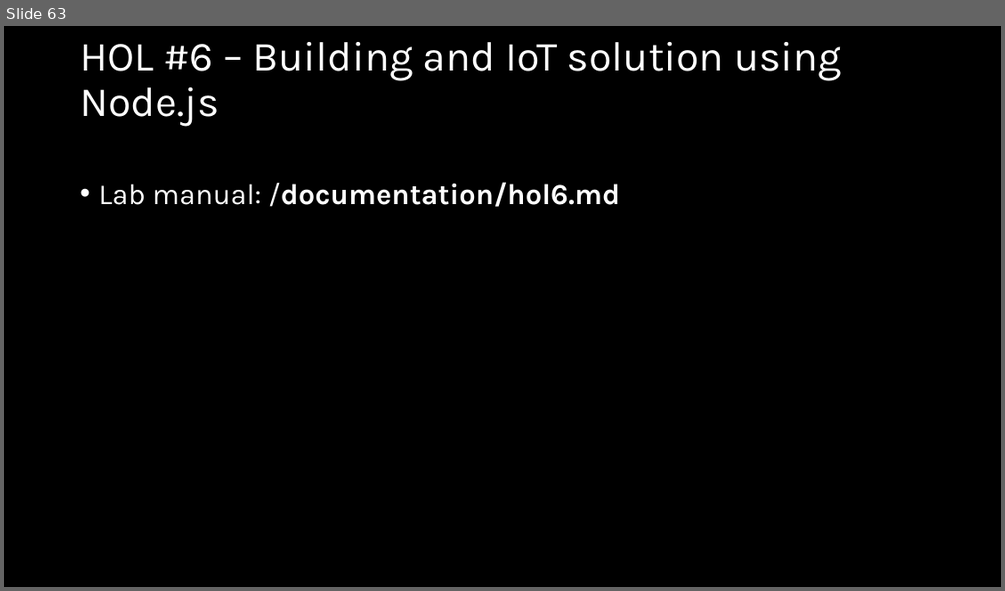
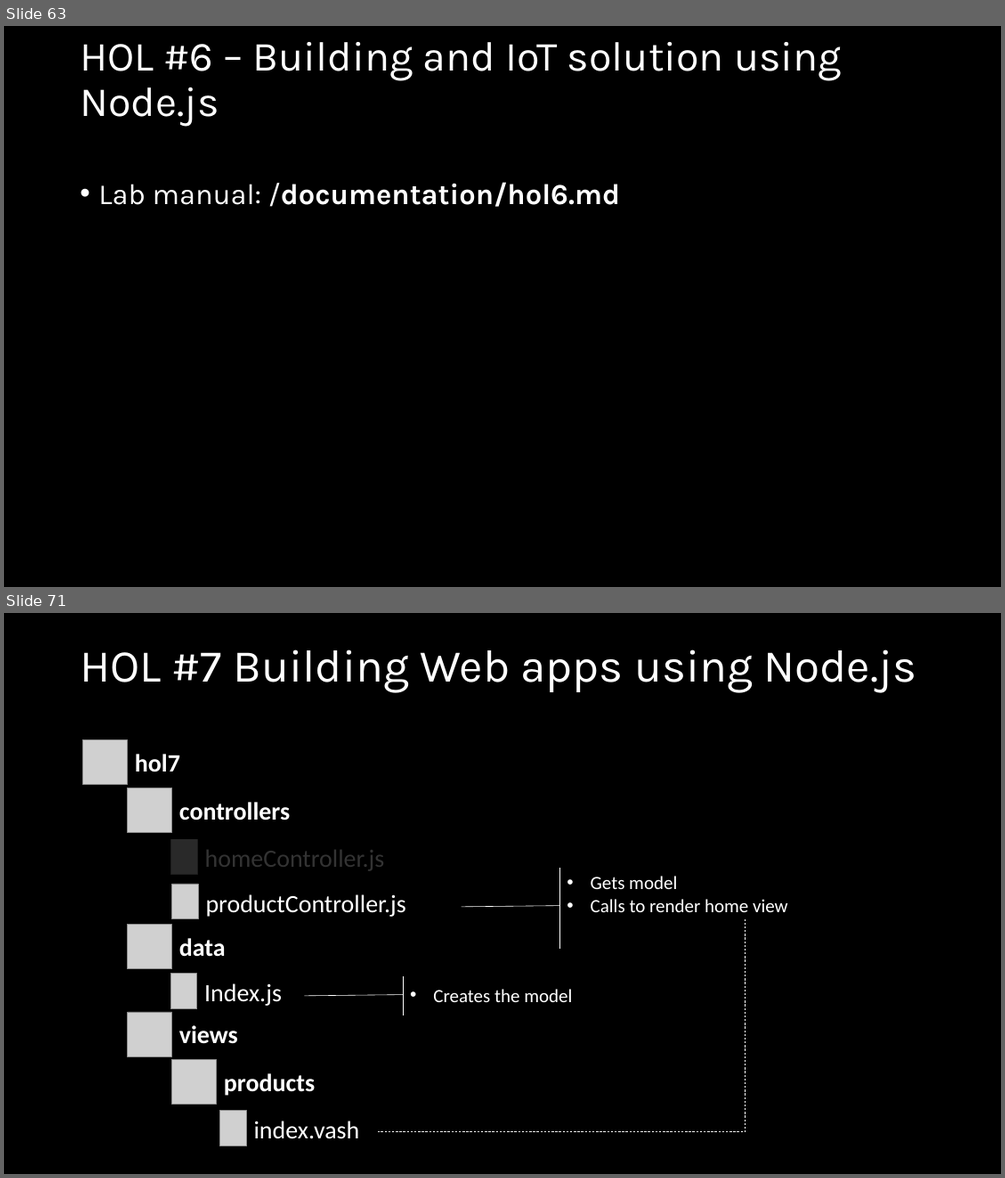
Before and after one commit to wmmihaa/Introduction-to-Node.js, a slide deck: slides/Introduction to Node.js.pptx. Shown one above the other, each under a label of ours: slide 63 before the commit, slides 63 and 71 after it; the slides between them are not shown. The pictures are 1005x591 and 1005x1178 pixels, drawn with LibreOffice and Linux fonts; fonts in the diff are those of the drawing; grey boxes stand for pictures. Boxes give left, top, right and bottom in pixels: in the first picture for what was removed or moved away, otherwise in the second. Text is boxed around its words. In the diff, an @@ line names an element or a change of style, - is before the commit and + after.

```diff
--- a/slides/Introduction to Node.js.pptx
+++ b/slides/Introduction to Node.js.pptx
@@ slide 71 added at (4,613,1001,1174), background #000000 @@
@@ title added at (80,649,916,693), 44 pt, text #FFFFFF @@
+HOL #7 Building Web apps using Node.js
@@ picture added at (83,740,128,785) @@
@@ text added at (135,754,180,772), 24 pt, text #FFFFFF, bold @@
+hol7
@@ picture added at (128,788,172,833) @@
@@ text added at (179,802,290,820), 24 pt, text #FFFFFF, bold @@
+controllers
@@ rectangle added at (169,838,395,879), fill #000000 at 80% opacity, outline #000000 1 pt @@
@@ picture added at (171,839,198,875) @@
@@ text added at (205,850,385,870), 24 pt, text #FFFFFF @@
+homeController.js
@@ line added from (559, 868) to (559, 949), #FFFFFF 0.5 pt @@
@@ text added at (591,876,788,912), 18 pt, text #FFFFFF @@
+• Gets model
+• Calls to render home view
@@ picture added at (172,884,198,919) @@
@@ text added at (206,894,406,916), 24 pt, text #FFFFFF @@
+productController.js
@@ line added from (559, 906) to (461, 907), #FFFFFF 0.5 pt @@
@@ picture added at (128,925,172,969) @@
@@ elbow line added from (745, 919) to (378, 1132), #FFFFFF 0.5 pt dashed @@
@@ text added at (179,938,226,957), 24 pt, text #FFFFFF, bold @@
+data
@@ picture added at (170,973,197,1009) @@
@@ text added at (204,983,282,1005), 24 pt, text #FFFFFF @@
+Index.js
@@ line added from (403, 976) to (403, 1015), #FFFFFF 0.5 pt @@
@@ picture added at (128,1012,172,1056) @@
@@ line added from (403, 995) to (305, 996), #FFFFFF 0.5 pt @@
@@ text added at (433,989,572,1002), 18 pt, text #FFFFFF @@
+• Creates the model
@@ text added at (179,1025,238,1044), 24 pt, text #FFFFFF, bold @@
+views
@@ picture added at (172,1060,217,1104) @@
@@ text added at (224,1073,315,1095), 24 pt, text #FFFFFF, bold @@
+products
@@ picture added at (220,1111,246,1146) @@
@@ text added at (254,1120,360,1139), 24 pt, text #FFFFFF @@
+index.vash
```
Also in this commit, not shown: 7 slides changed, 6 other slides added, 1 other file.
